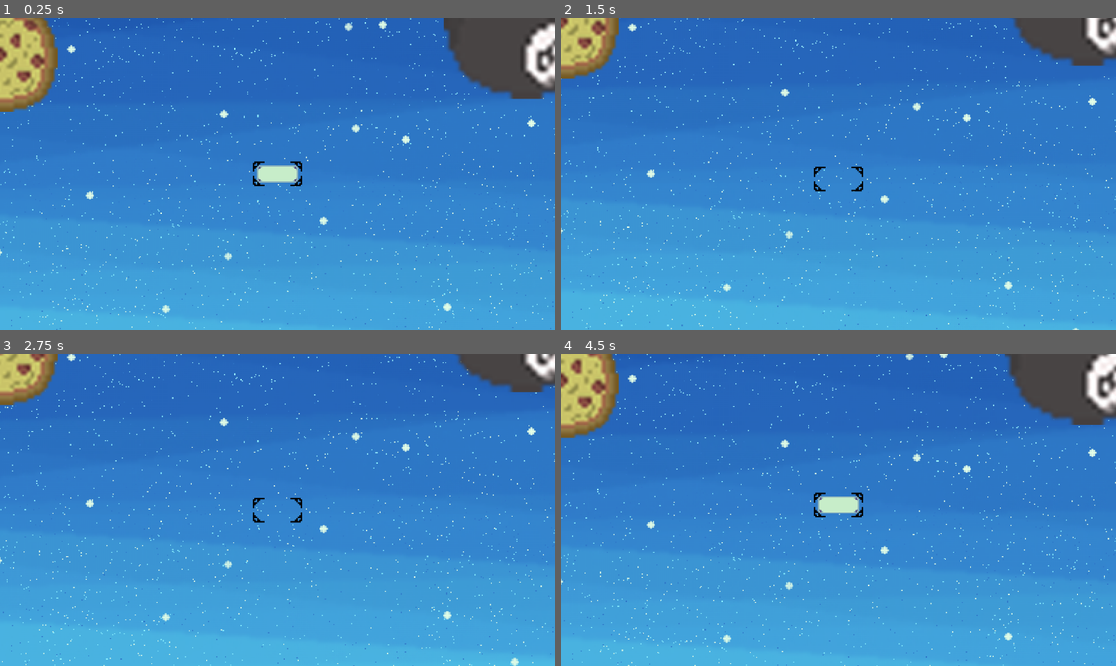
Above: before the commit, frames 1-4 (two rows, left to right).
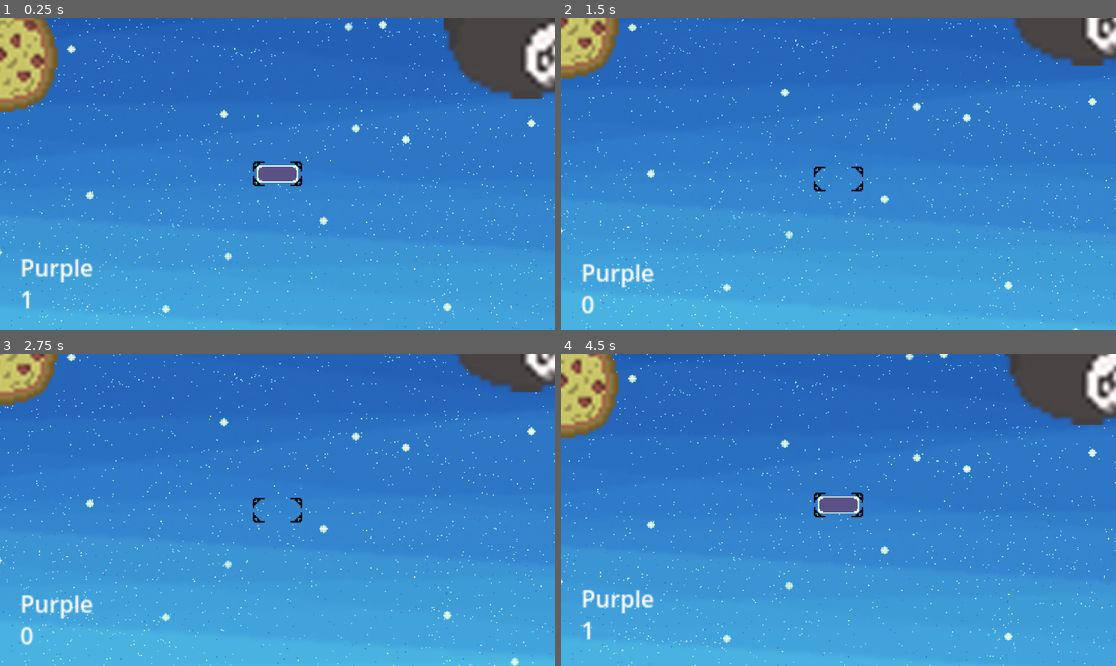
Above: after the commit, the same moments.

Repository: Suramya87/Data-structure-game
Game: Godot game, scene res://scenes/game.tscn
The game is run twice, just before and just after one commit, with the same random seed, the same clock (stepped at 60 frames per second) and the same inputs.
Inputs:
- Up to frame 1 (0.25 s): no input
- Up to frame 2 (1.5 s): tap Enter at 0.5 s; tap Space (add) at 0.6 s; tap X (remove) at 0.8, 1.35 s
- Up to frame 3 (2.75 s): tap Space (add) at 1.55 s; tap F (Find) at 2.1 s; tap X (remove) at 2.3 s
- Up to frame 4 (4.5 s): tap Space (add) at 2.85, 4.35 s; tap X (remove) at 3.6 s

The runs differ from the first frame. In frame 1, 0.9% of the frame differs, in the area x 3-54%, y 47-94%; in frame 2, 0.5%; in frame 3, 0.5%; in frame 4, 0.9%, in the area x 3-54%, y 45-92%.

Commit message:
some ui work done
get some more paralex work done tomorrow

Diff:
--- /dev/null
+++ b/scenes/element_2.tscn
@@ -0,0 +1,24 @@
+[gd_scene load_steps=4 format=3 uid="uid://ca5ukejiecvf7"]
+
+[ext_resource type="Script" path="res://script/element.gd" id="1_2vlf6"]
+[ext_resource type="Texture2D" uid="uid://drhptd1c7m88r" path="res://asset/prototype 1.png" id="2_w8sv6"]
+
+[sub_resource type="RectangleShape2D" id="RectangleShape2D_8bhrj"]
+size = Vector2(29, 12)
+
+[node name="element 2" type="StaticBody2D"]
+script = ExtResource("1_2vlf6")
+
+[node name="Area2D" type="Area2D" parent="." groups=["Purple"]]
+
+[node name="CollisionShape2D" type="CollisionShape2D" parent="Area2D"]
+shape = SubResource("RectangleShape2D_8bhrj")
+debug_color = Color(0.519945, 0.494613, 0.775707, 0.42)
+
+[node name="Sprite2D" type="Sprite2D" parent="."]
+z_index = -1
+texture_filter = 1
+scale = Vector2(0.8975, 0.781667)
+texture = ExtResource("2_w8sv6")
+region_enabled = true
+region_rect = Rect2(64, 5, 32, 15)
--- a/scenes/target.tscn
+++ b/scenes/target.tscn
@@ -9,6 +9,24 @@
 
 [node name="CharacterBody2D" type="CharacterBody2D"]
 script = ExtResource("1_jy656")
+
+[node name="color" type="Label" parent="." node_paths=PackedStringArray("shortcut_context")]
+offset_left = -178.0
+offset_top = 53.0
+offset_right = -138.0
+offset_bottom = 76.0
+shortcut_context = NodePath("../pop_zone")
+text = "color
+"
+
+[node name="Label" type="Label" parent="." node_paths=PackedStringArray("shortcut_context")]
+offset_left = -178.0
+offset_top = 75.0
+offset_right = -138.0
+offset_bottom = 98.0
+shortcut_context = NodePath("../pop_zone")
+text = "fuck
+"
 
 [node name="Sprite2D" type="Sprite2D" parent="."]
 texture_filter = 1
@@ -27,5 +45,6 @@
 [node name="Camera2D" type="Camera2D" parent="."]
 rotation = -6.28319
 zoom = Vector2(3, 3)
+process_callback = 0
 position_smoothing_enabled = true
 position_smoothing_speed = 10.0
--- a/script/game.gd
+++ b/script/game.gd
@@ -5,6 +5,8 @@
 var Pop = pop.new()
 
 var e = preload("res://scenes/element.tscn")
+var e2 = preload("res://scenes/element_2.tscn")
+
 var num = 0
 # Called when the node enters the scene tree for the first time.
 func _ready() -> void:
@@ -26,10 +28,16 @@
 	if Input.is_action_just_pressed("Find"):
 		print(len(stack_list))
 func add(pos):
-	var stack = e.instantiate()
-	stack.position = pos
-	add_child(stack)
-	stack_list.append(stack)  # Store the reference in a list.
+	#var stack = e.instantiate()
+	#stack.position = pos
+	#add_child(stack)
+	#stack_list.append(stack)  # Store the reference in a list.
+	var items = [e, e2]  # Replace with your actual array of items (e.g., preloaded scenes or references)
+	var random_item = items[randi() % items.size()]  # Pick a random item
+	var instance = random_item.instantiate()  # Instantiate the random item
+	instance.position = pos
+	add_child(instance)
+	stack_list.append(instance)
 
 func remove():
 	if stack_list.size() > 0:  # Check if there are items to remove.
--- a/script/pop_zone.gd
+++ b/script/pop_zone.gd
@@ -4,7 +4,10 @@
 #@onready var timer: Timer = $Timer
 var box = ""
 
+@onready var color_label: Label =$"../color"
 
 func _on_area_entered(area: Area2D) -> void:
 	if area.is_in_group("Green"):
-		print("get fucked")
+		color_label.text = " Green "
+	if area.is_in_group("Purple"):
+		color_label.text = "Purple"
--- a/script/target.gd
+++ b/script/target.gd
@@ -1,11 +1,12 @@
 extends CharacterBody2D
 
 var height = 1
-
+@onready var height_label: Label =$Label
 const JUMP_VELOCITY = -15
 
 
 func _physics_process(delta: float) -> void:
+	height_label.text = str(height)
 	# Add the gravity.
 	#if CollisionObject2D.ELEMENT:
 		#delet
@@ -14,7 +15,6 @@
 	if Input.is_action_just_pressed("add"):
 		position.y += JUMP_VELOCITY
 		height += 1
-		print(height)
 		#position.y += JUMP_VELOCITY
 	#if height == 0 && Input.is_action_just_pressed("add"):
 		#position.y += JUMP_VELOCITY
@@ -23,7 +23,6 @@
 	if height >= 1 && Input.is_action_just_pressed("remove"):
 		position.y -= JUMP_VELOCITY
 		height -= 1
-		print(height)
 		#position.y -= JUMP_VELOCITY
 #func postion():
 	#return position
